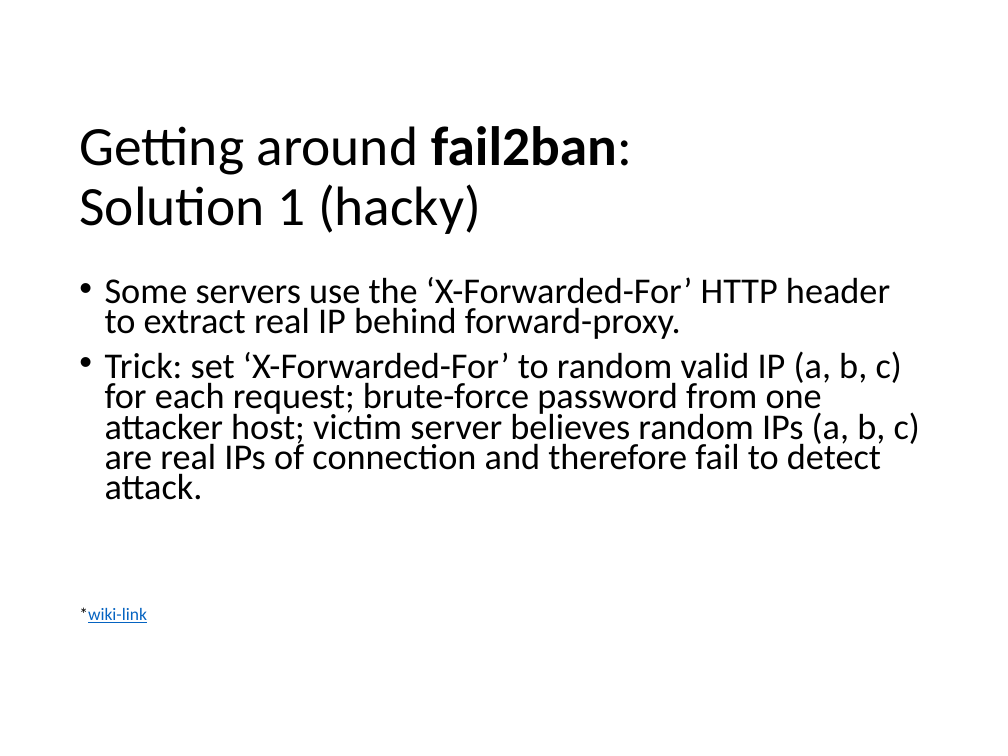
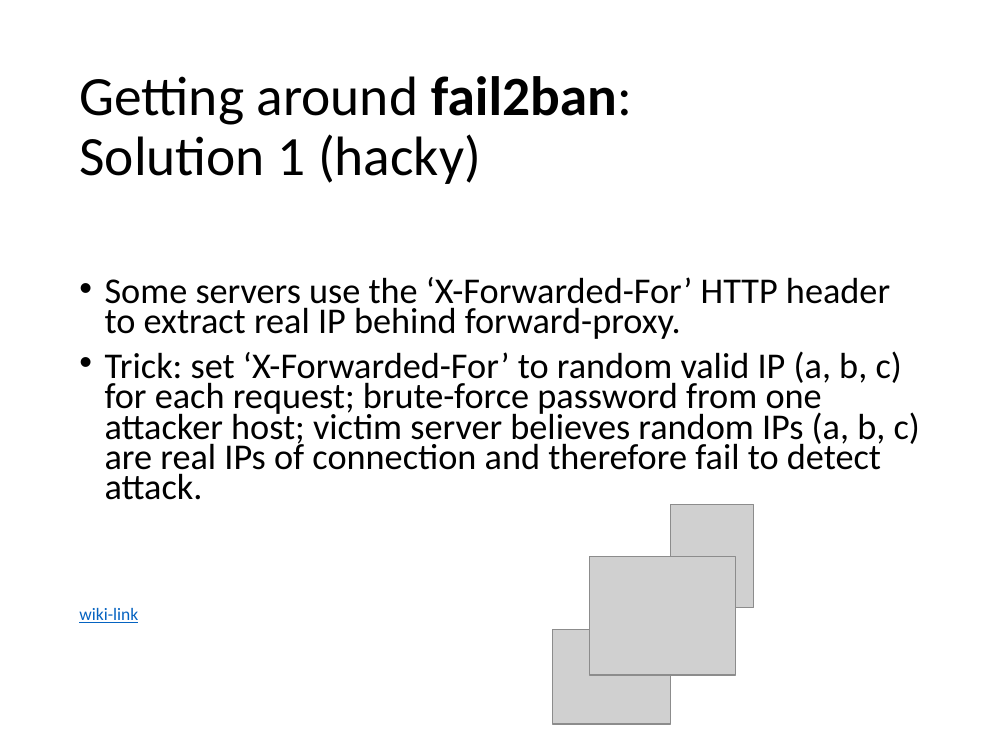
Before and after one commit to nrenzoni/parallel-web-login-attack, a slide deck: slide 7 of Brute-forcing a web login.pptx. Drawn at 1008x756 pixels with LibreOffice and Linux fonts; fonts in the diff are those of the drawing; grey boxes stand for pictures. Boxes give left, top, right and bottom in pixels: in the first picture for what was removed or moved away, otherwise in the second. Text is boxed around its words. In the diff, an @@ line names an element or a change of style, - is before the commit and + after.

```diff
--- a/Brute-forcing a web login.pptx
+++ b/Brute-forcing a web login.pptx
@@ title "Getting around fail2ban: Solution 1 ...": place and size @@
-title "Getting around fail2ban: Solution 1 ..." at (79,126,632,234)
+title "Getting around fail2ban: Solution 1 ..." at (79,76,632,184)
@@ picture added at (670,504,754,608) @@
@@ picture added at (590,557,736,675) @@
@@ text at (79,608,138,623): text changed @@
-*wiki-link
+wiki-link
@@ picture added at (552,630,670,724) @@
```
Also in this commit, not shown: 5 other slides changed.
